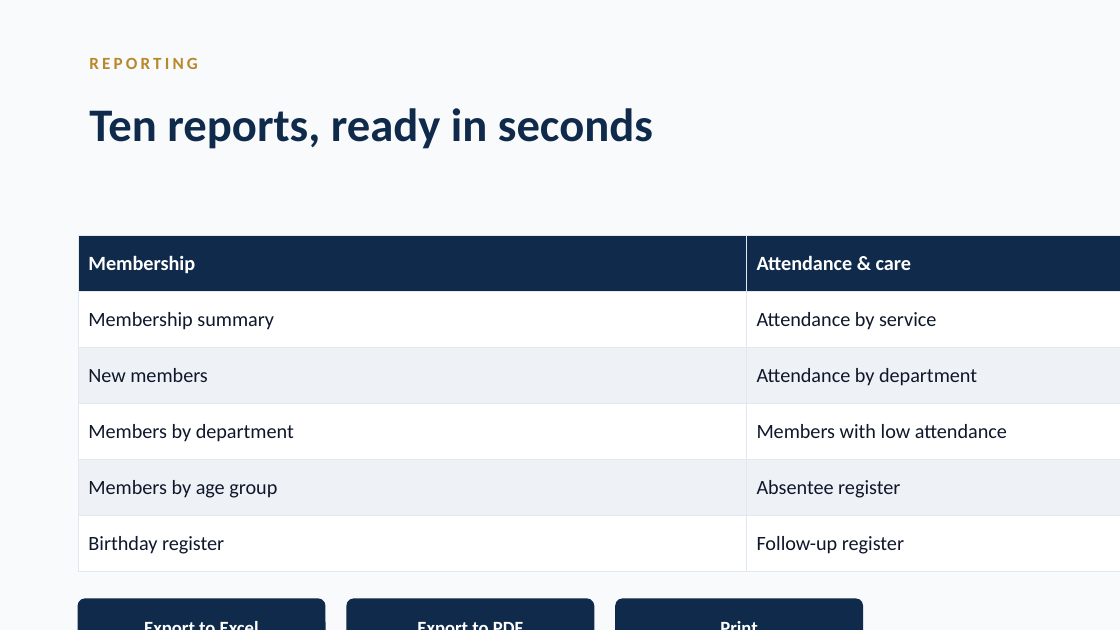
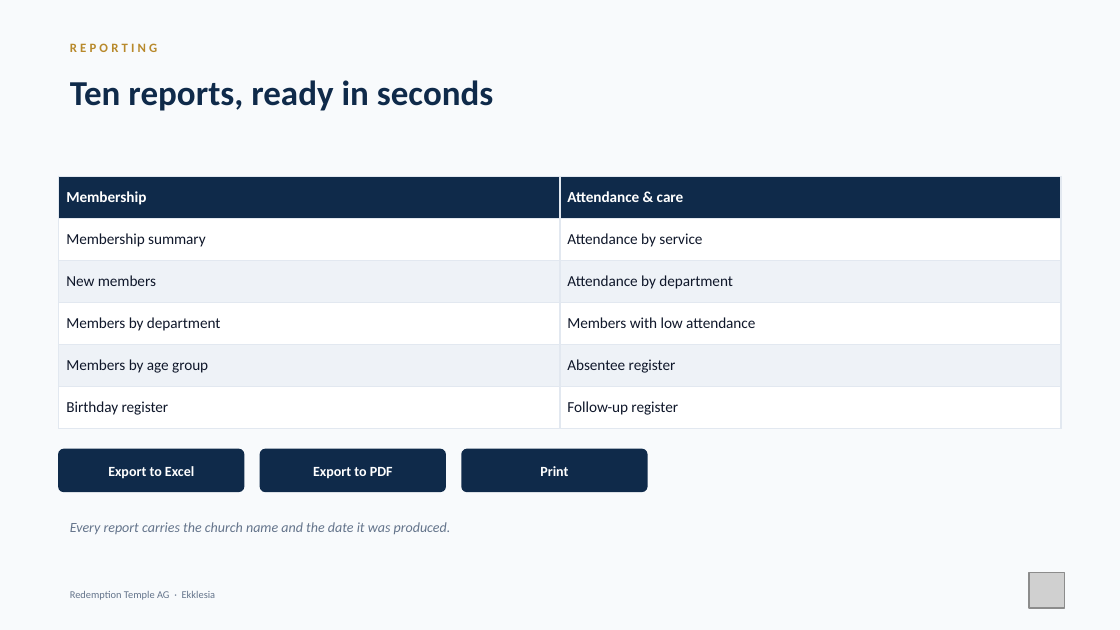
Before and after one commit to nhanhayhaw/ChurchCONNECT, a slide deck: slide 15 of docs/ChurchConnect-Leadership-Presentation.pptx. Drawn at 1120x630 pixels with LibreOffice and Linux fonts; fonts in the diff are those of the drawing; grey boxes stand for pictures; background and template pictures are left out. Boxes give left, top, right and bottom in pixels: in the first picture for what was removed or moved away, otherwise in the second. Text is boxed around its words. In the diff, an @@ line names an element or a change of style, - is before the commit and + after.

```diff
--- a/docs/ChurchConnect-Leadership-Presentation.pptx
+++ b/docs/ChurchConnect-Leadership-Presentation.pptx
@@ text "REPORTING" moved from (x1=89, y1=57, x2=197, y2=69) to (x1=70, y1=43, x2=157, y2=52) @@
@@ text "REPORTING" at (x1=70, y1=43, x2=157, y2=52): size 11 to 8.2 pt @@
@@ text "Ten reports, ready in seconds" moved from (x1=89, y1=108, x2=653, y2=149) to (x1=70, y1=80, x2=494, y2=111) @@
@@ text "Ten reports, ready in seconds" at (x1=70, y1=80, x2=494, y2=111): size 30 to 22.5 pt @@
@@ table at (x1=59, y1=176, x2=1061, y2=428) @@
@@ size 13 to 9.8 pt @@
@@ table resized from (x1=78, y1=235, x2=1120, y2=558) to (x1=59, y1=176, x2=1061, y2=428) @@
@@ text "Export to Excel" moved from (x1=78, y1=599, x2=325, y2=630) to (x1=108, y1=466, x2=194, y2=479) @@
@@ rounded rectangle added at (x1=59, y1=449, x2=244, y2=492), fill #0F2A4A, outline #0F2A4A 1 pt @@
@@ text "Export to PDF" moved from (x1=347, y1=599, x2=594, y2=630) to (x1=313, y1=467, x2=393, y2=479) @@
@@ rounded rectangle added at (x1=261, y1=449, x2=446, y2=492), fill #0F2A4A, outline #0F2A4A 1 pt @@
@@ size 12 to 9 pt in 3 elements at (x1=108, y1=466, x2=194, y2=479), (x1=313, y1=467, x2=393, y2=479), (x1=540, y1=466, x2=568, y2=476) @@
@@ text "Print" moved from (x1=616, y1=599, x2=862, y2=630) to (x1=540, y1=466, x2=568, y2=476) @@
@@ rounded rectangle added at (x1=461, y1=449, x2=646, y2=492), fill #0F2A4A, outline #0F2A4A 1 pt @@
@@ text added at (x1=70, y1=522, x2=451, y2=534), 9 pt, text #64748B, italic @@
+Every report carries the church name and the date it was produced.
@@ text added at (x1=70, y1=591, x2=216, y2=600), 6.8 pt, text #64748B @@
+Redemption Temple AG · Ekklesia
@@ rounded rectangle removed at (x1=78, y1=599, x2=325, y2=630) @@
@@ rounded rectangle removed at (x1=347, y1=599, x2=594, y2=630) @@
@@ rounded rectangle removed at (x1=616, y1=599, x2=862, y2=630) @@
@@ picture added at (x1=1029, y1=573, x2=1065, y2=609) @@
```
Also in this commit, not shown: 21 other slides changed, 31 other files.
